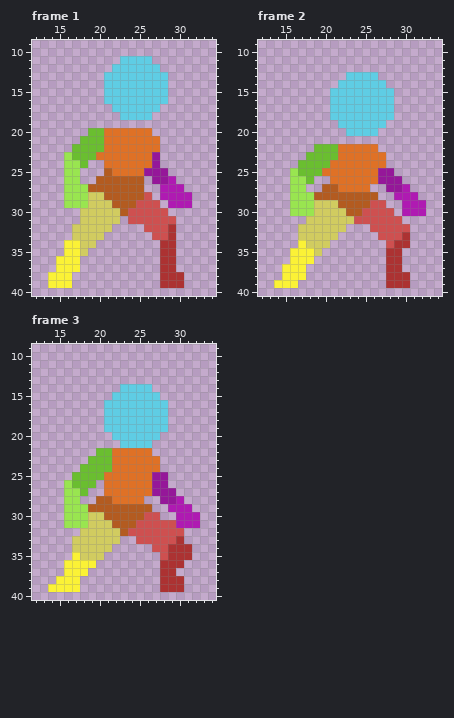
Edited in one commit: pixel-art file (Player/Debug/Idle/idle.aseprite). Above is the file before it was changed.
48x48 pixels, 10 frames. Shown: frame 1: x 12..34, y 9..40; frame 2: x 12..34, y 9..40; frame 3: x 12..34, y 9..40. The commit also changed other frames, which this record leaves out.
And afterwards:
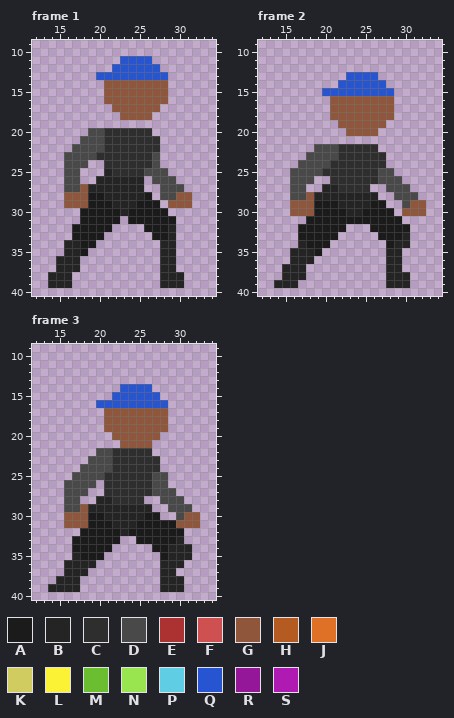
Palette (. is transparent): A #1b1b1b  B #242424  C #2e2e2e  D #494949  E #ac3232  F #ce5050  G #8f563b  H #b35b20  J #df7126  K #d1cc60  L #fbf236  M #6abe30  N #99e550  P #5fcde4  Q #2754d1  R #951799  S #af1ab2
Change:
layer "Flattened" added
layer "Back Leg" removed
layer "Back arm" removed
layer "Torso" removed
layer "Front Leg" removed
layer "Front Arm" removed
layer "Head" removed
Changed rows in their new state; - is an unchanged pixel.
Frame 1, layer "Flattened":
first column x 14:
11 ---------QQQQ-----
12 --------QQQQQQ----
13 ------QQQQQQQQQ---
14 -------GGGGGGGG---
15 -------GGGGGGGG---
16 -------GGGGGGGG---
17 --------GGGGGG----
18 ---------GGGG-----
20 -----DDCCCCCC-----
21 ----DDDCCCCCCC----
22 ---DDDDCCCCCCC----
23 --DDDDCCCCCCCD----
24 --DDD--CCCCCCD----
25 --DD---BCCCCDDD---
26 --DD--BBBBBB-DDD--
27 --DDGBBBBBBB--DDD-
28 --GGGAABBBBBA-DDGG
29 --GGGAAABBBAAA-GGG
30 ----AAAAABAAAAA---
31 ----AAAAA-AAAAAA--
32 ---AAAAA----AAAB--
33 ---AAAA------AAB--
34 --BBAA--------BB--
35 --BBA---------BB--
36 -BBB----------BB--
37 -BBB----------BB--
38 BBB-----------BBB-
39 BBB-----------BBB-
Frame 2, layer "Flattened":
first column x 14:
13 ---------QQQQ------
14 --------QQQQQQ-----
15 ------QQQQQQQQQ----
16 -------GGGGGGGG----
17 -------GGGGGGGG----
18 -------GGGGGGGG----
19 --------GGGGGG-----
20 ---------GGGG------
22 -----DDDCCCCC------
23 ----DDDDCCCCCC-----
24 ---DDDDCCCCCCC-----
25 --DDDDCCCCCCCDD----
26 --DDD--CCCCCCDDD---
27 --DD--BBCCCC--DDD--
28 --DDGBBBBBBBB--DDD-
29 --GGGAAABBBBAA--DGG
30 --GGGAAAABBAAAA-GGG
31 ----AAAAAAAAAAAA---
32 ---AAAAAA---AAAAA--
33 ---AAAAA-----AAAB--
34 ---BAAA-------ABB--
35 --BBBA--------BB---
36 --BBB---------BB---
37 -BBB----------BB---
38 -BBB----------BBB--
39 BBB-----------BBB--
Frame 3, layer "Flattened":
first column x 14:
14 ---------QQQQ------
15 --------QQQQQQ-----
16 ------QQQQQQQQQ----
17 -------GGGGGGGG----
18 -------GGGGGGGG----
19 -------GGGGGGGG----
20 --------GGGGGG-----
21 ---------GGGG------
22 ------DDCCCCC------
23 -----DDDCCCCCC-----
24 ----DDDDCCCCCC-----
25 ---DDDDCCCCCCDD----
26 --DDDD-CCCCCCDD----
27 --DDD--CCCCCCDDD---
28 --DD--BBCCCC--DDD--
29 --DDGBBBBBBBB--DDD-
30 --GGGAABBBBBAA--DGG
31 --GGGAAABBBAAAAAGGG
32 ----AAAAABAAAAAAA--
33 ---AAAAAA--AAAAAB--
34 ---AAAAA-----AABBB-
35 ---BAAA-------ABBB-
36 --BBBB--------BBB--
37 --BBB---------BB---
38 -BBB----------BBB--
39 BBBB----------BBB--
Where, in picture pixels (left, top, right, bottom), the same in both pictures:
changed: (48, 56, 192, 288)
changed: (274, 72, 426, 288)
changed: (48, 384, 200, 592)
